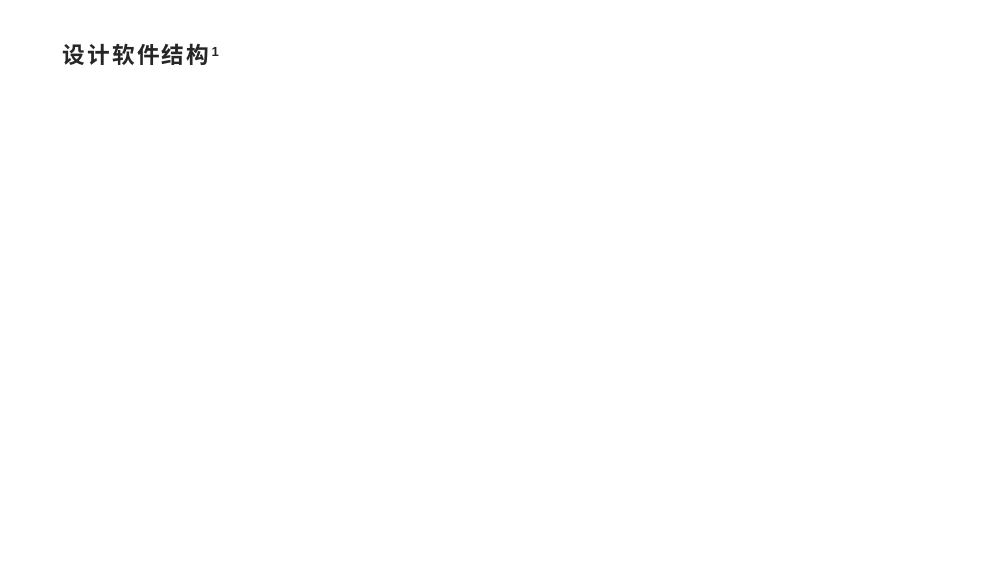
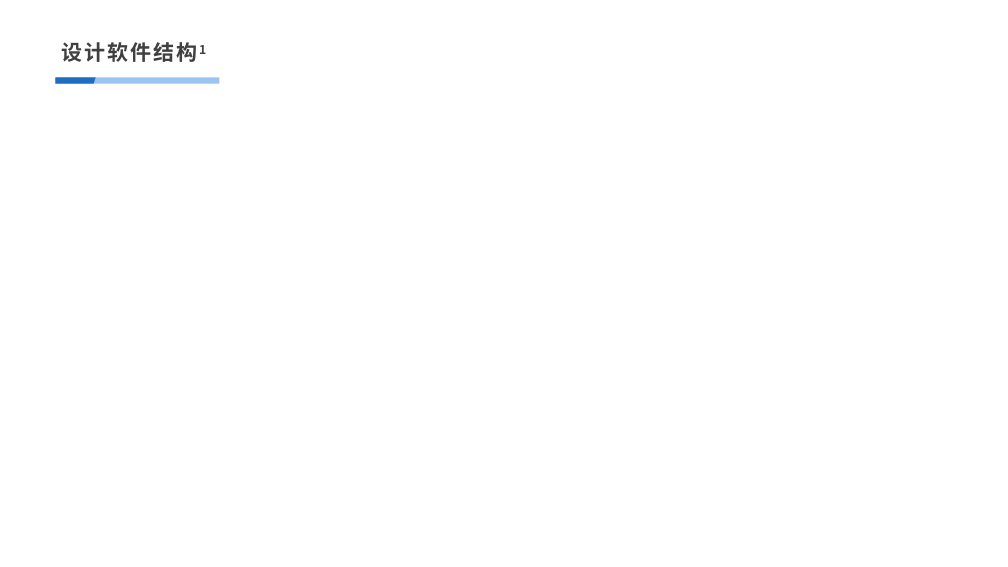
Before and after one commit to xlisses/ruang, a slide deck: slide 8 of detailed_design/项目设计.pptx. Drawn at 1008x567 pixels with LibreOffice and Linux fonts; fonts in the diff are those of the drawing. Boxes give left, top, right and bottom in pixels: in the first picture for what was removed or moved away, otherwise in the second. Text is boxed around its words. In the diff, an @@ line names an element or a change of style, - is before the commit and + after.

```diff
--- a/detailed_design/项目设计.pptx
+++ b/detailed_design/项目设计.pptx
@@ text "设计软件结构1" at box(61, 42, 206, 62): size 21.6 to 20 pt, font Arial to Noto Sans CJK SC, text colour #262626 to #404040, letter spacing 2 to 1.8 pt; more space between paragraphs @@
@@ rectangle added at box(55, 77, 219, 83), fill #9BC4F0 @@
@@ freeform shape added at box(55, 77, 95, 83), fill #1D6DC2 @@
```
Also in this commit, not shown: 6 other slides changed.
